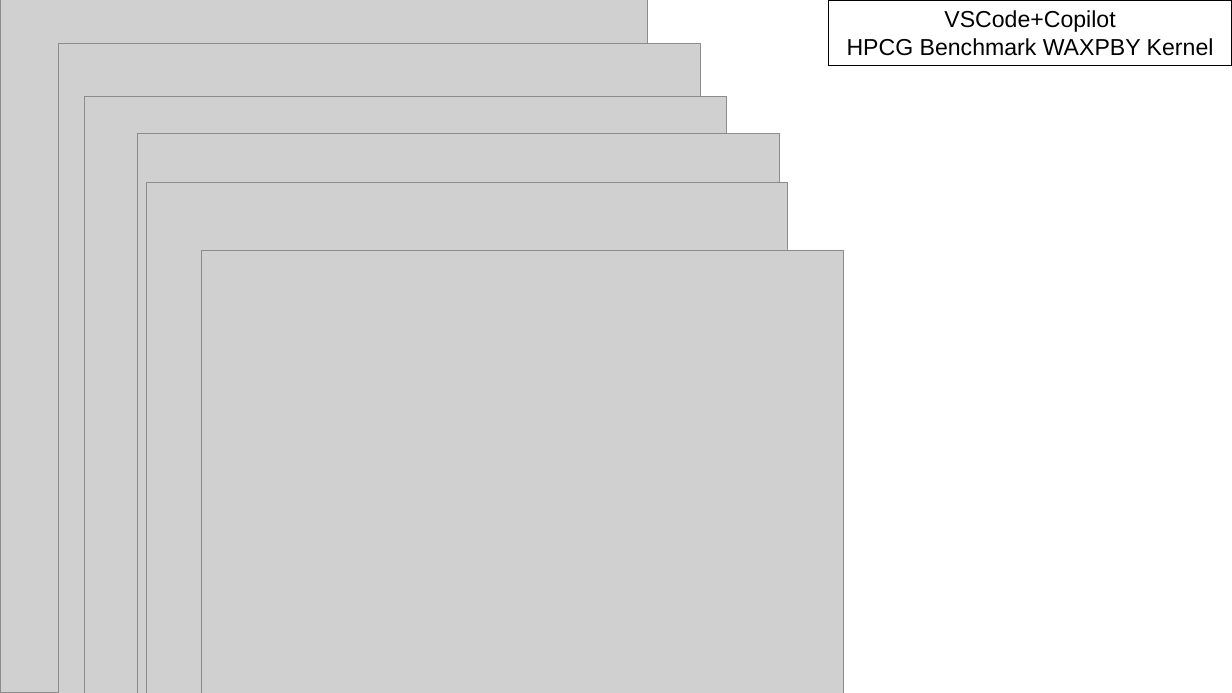
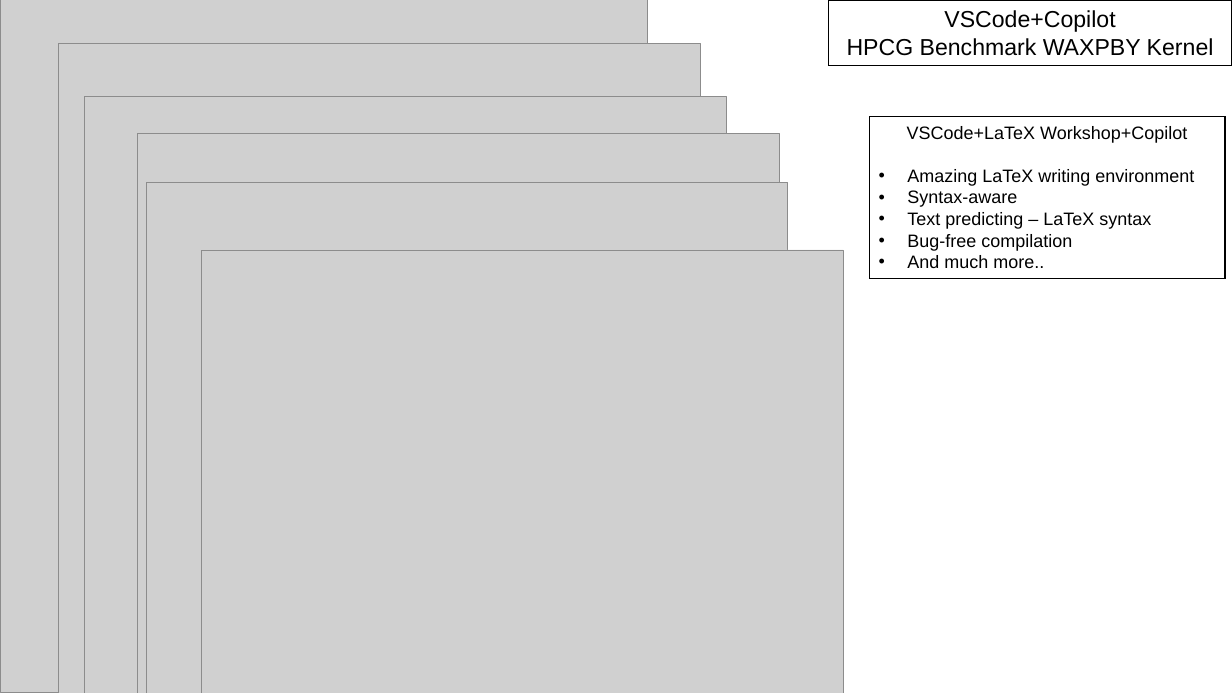
Before and after one commit to maherou/Teaching, a slide deck: slide 14 of files/CS373/GenerativeAITools/GenerativeAITools.pptx (slide 13 before the commit). Drawn at 1232x693 pixels with LibreOffice and Linux fonts; fonts in the diff are those of the drawing; grey boxes stand for pictures. Boxes give left, top, right and bottom in pixels: in the first picture for what was removed or moved away, otherwise in the second. Text is boxed around its words. In the diff, an @@ line names an element or a change of style, - is before the commit and + after.

```diff
--- a/files/CS373/GenerativeAITools/GenerativeAITools.pptx
+++ b/files/CS373/GenerativeAITools/GenerativeAITools.pptx
@@ rectangle added at [870, 116, 1226, 278], fill #FFFFFF, outline #000000 1 pt, 14 pt, text #000000 @@
+VSCode+LaTeX Workshop+Copilot
+• Amazing LaTeX writing environment
+• Syntax-aware
+• Text predicting – LaTeX syntax
+• Bug-free compilation
+• And much more..
```
Also in this commit, not shown: 7 other slides changed, 2 slides added, 1 slide removed.
